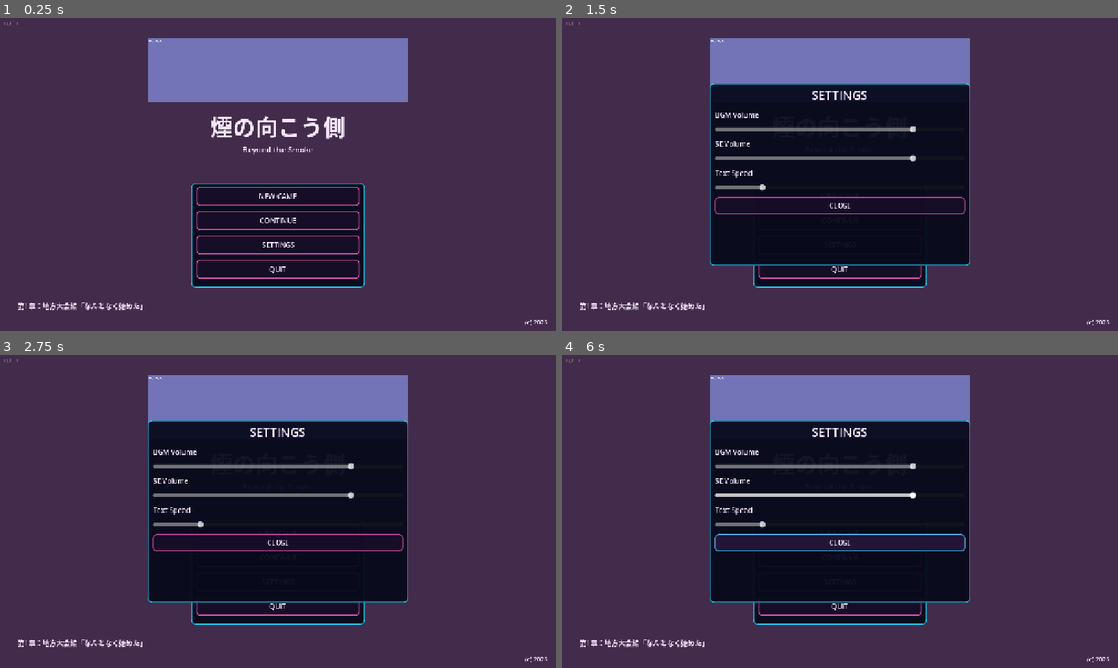
Above: before the commit, frames 1-4 (two rows, left to right).
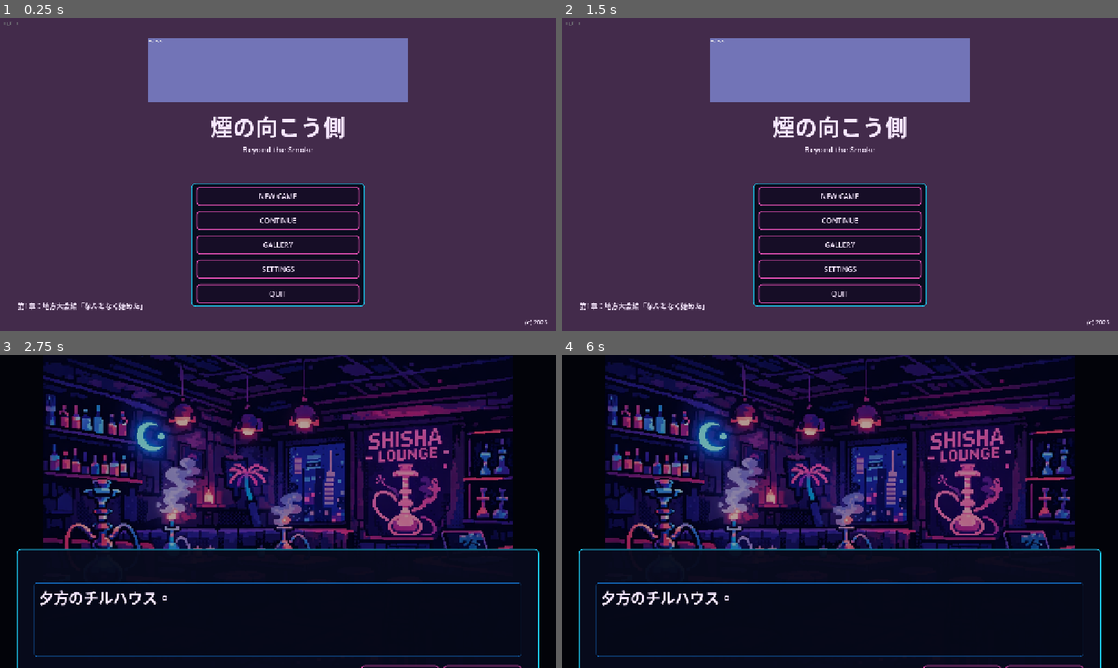
Above: after the commit, the same moments.

Repository: haseatsu114514-dot/shisha-game
Game: Godot game, scene res://scenes/title/title_screen.tscn
Same seed, same stepped clock (60 frames per second), same inputs: the game is played once before the commit and once after it.
Inputs (mouse positions are in pixels of both pictures, inside the frame that each line leads up to):
- Up to frame 1 (0.25 s): no input
- Up to frame 2 (1.5 s): click (840, 243) at 0.5 s, where only the run after the commit has a clickable "GALLERY"; click (1062, 46) at 1.25 s, where only the run after the commit has a clickable "戻る"
- Up to frame 3 (2.75 s): click "NEW GAME" at 2 s
- Up to frame 4 (6 s): click (840, 533) at 2.75 s, where only the run before the commit has a clickable "NEW GAME"; click (840, 558) at 3.5 s, where only the run before the commit has a clickable "CONTINUE"; click (840, 558) at 4.25 s, where only the run before the commit has a clickable "CONTINUE"; click (840, 580) at 5 s, where only the run before the commit has a clickable "SETTINGS"; move the mouse to (962, 495) at 5.77 s; hold Right (ui_right) from 5.78 s (still down)

The runs differ from the first frame. In frame 1, 2.4% of the frame differs, in the area x 34-66%, y 71-93%; in frame 2, 23%; in frame 3, 86%; in frame 4, 86%, in the area x 0-100%, y 0-100%.

Commit message:
Rewrite Naru ch1 personality and implement CG Gallery system

Diff:
--- a/data/dialogue/ch1_main.json
+++ b/data/dialogue/ch1_main.json
@@ -529,6 +529,10 @@
           "text": "スミさんがカウンターの奥──普段は絶対に触らせてもらえない棚の方に手を伸ばした。"
         },
         {
+          "type": "show_cg",
+          "cg_id": "cg_ch1_sumi_secret"
+        },
+        {
           "speaker": "",
           "face": "",
           "text": "取り出したのは、見たことのないフレーバーの瓶。ラベルが外国語で書かれていて、中身は深い琥珀色をしている。瓶の表面には細かい傷がいくつもあって、長い間持ち歩いていたことが分かる。"
@@ -537,6 +541,9 @@
           "speaker": "",
           "face": "",
           "text": "その瓶を開ける時、スミさんの手が一瞬だけ──本当に一瞬だけ、震えた。はじめは見逃さなかった。"
+        },
+        {
+          "type": "hide_cg"
         },
         {
           "speaker": "hajime",
--- a/data/dialogue/ch1_naru.json
+++ b/data/dialogue/ch1_naru.json
@@ -25,6 +25,31 @@
         },
         {
           "speaker": "naru",
+          "face": "normal",
+          "text": "あー、お客さん。その吸い方じゃフレーバーの持ち味死んじゃうっすよ"
+        },
+        {
+          "speaker": "naru",
+          "face": "normal",
+          "text": "彼氏さん、彼女さんに教えるのはいいんすけど、肺に直接入れるんじゃなくて、一旦口に溜めてから……そう、そんな感じ"
+        },
+        {
+          "speaker": "",
+          "face": "",
+          "text": "カウンターの奥で、バイトらしき店員がカップル客にマジレスしている。客の男性は少し気まずそうだ。"
+        },
+        {
+          "speaker": "naru",
+          "face": "smile",
+          "text": "俺のシーシャ、この界隈じゃ一番美味いってプロの人たちからも言われてるんで。適当に吸われるともったいないんすよね"
+        },
+        {
+          "speaker": "",
+          "face": "",
+          "text": "（……なんだこの店員。自己主張が強すぎる）"
+        },
+        {
+          "speaker": "naru",
           "face": "smile",
           "text": "いらっしゃいませー。……ん？"
         },
@@ -51,7 +76,17 @@
         {
           "speaker": "naru",
           "face": "smile",
-          "text": "俺、鳴切（なるぎれ）。ここのバイト。お前、チルハウスの新しい子でしょ？"
+          "text": "俺、鳴切（なるぎれ）。お兄さん、シーシャ屋？ 服の匂いで分かるわ。チルハウスの新人っしょ？"
+        },
+        {
+          "speaker": "naru",
+          "face": "normal",
+          "text": "チルハウスってアレでしょ、駅前のファミレスみたいな無難な店。俺、ああいうマス向けの味って面白みないと思うんだよね"
+        },
+        {
+          "speaker": "hajime",
+          "face": "surprise",
+          "text": "（……初対面でいきなり他店ディスり？）"
         },
         {
           "speaker": "hajime",
@@ -76,12 +111,12 @@
         {
           "speaker": "naru",
           "face": "normal",
-          "text": "……俺もさ、最初はただ好きで吸ってただけだったんだ。でも途中から、好きなだけじゃ足りなくなった"
-        },
-        {
-          "speaker": "naru",
-          "face": "smile",
-          "text": "お前もそうだろ？ じゃなきゃ、指先にこんな匂いは残んないよ"
+          "text": "……俺の舌と鼻、マジで業界トップクラスだから。他店のレシピとか、一口吸えば0.1グラム単位で再現できるし"
+        },
+        {
+          "speaker": "naru",
+          "face": "smile",
+          "text": "お前からも『沼』にハマりかけてる匂いがするわ。俺が本物のシーシャ教えてやるよ"
         },
         {
           "speaker": "",
@@ -155,6 +190,11 @@
         },
         {
           "speaker": "naru",
+          "face": "smile",
+          "text": "あー、パンラズナにアールグレイね。なるほど、玄人（くろうと）っすね（笑）"
+        },
+        {
+          "speaker": "naru",
           "face": "excited",
           "text": "パンラズナ6割、アールグレイ3割、レモン1割……いや、レモンはもっと少ないか。0.5割？ 残りは……ミントか？"
         },
@@ -196,7 +236,7 @@
         {
           "speaker": "naru",
           "face": "serious",
-          "text": "感覚で作るのもいいけど、俺は再現性が欲しい。いつ誰が作っても100点が出せる理論が知りたいんだよね"
+          "text": "感覚で作ってる奴らは三流だよ。俺は完全に変数管理してる。俺の理論でやれば、誰でも100点が出せる"
         },
         {
           "speaker": "hajime",
@@ -205,8 +245,13 @@
         },
         {
           "speaker": "naru",
-          "face": "smile",
-          "text": "ま、深く考えすぎると美味しくなくなる時もあるんだけどな！ ははは！"
+          "face": "normal",
+          "text": "最近、常連の客足が少し鈍いんだけどさ……まぁ、俺のレベルが高すぎて一般層がついてこれなくなっただけっしょ"
+        },
+        {
+          "speaker": "hajime",
+          "face": "normal",
+          "text": "（……いや、たぶん接客のせいじゃないかな……）"
         },
         {
           "speaker": "naru",
--- a/data/dialogue/ch1_tournament.json
+++ b/data/dialogue/ch1_tournament.json
@@ -458,6 +458,10 @@
           "text": "なぜ勝てたのか、分からなかった。技術でも個性でもないなら、一体何が──？"
         },
         {
+          "type": "show_cg",
+          "cg_id": "cg_ch1_toki_smile"
+        },
+        {
           "speaker": "",
           "face": "",
           "text": "ふと、土岐鋼鉄と目が合った。あの鉄面皮が、わずかに口角を上げた。"
@@ -466,6 +470,9 @@
           "speaker": "",
           "face": "",
           "text": "そしてそれは──はじめが今まで見た中で、最も小さくて、最も確かな賞賛だった。"
+        },
+        {
+          "type": "hide_cg"
         }
       ]
     },
@@ -482,18 +489,33 @@
         },
         {
           "speaker": "naru",
-          "face": "smile",
-          "text": "くっそー、負けた！ あの安定感はずるいわー。理論値出されちゃ勝てねーもん"
-        },
-        {
-          "speaker": "",
-          "face": "",
-          "text": "笑っている。だが、ポケットに突っ込んだ右手──さっきまでペンを回していた手が、拳になっている。"
+          "face": "sad",
+          "text": "……負けた。俺の完璧な理論値が、お前のあの煙に負けたのかよ……"
+        },
+        {
+          "speaker": "",
+          "face": "",
+          "text": "なるは崩れ落ちるように壁に背を預けた。いつもの『俺が一番美味い』という自信満々な表情は消え去っている。"
+        },
+        {
+          "speaker": "naru",
+          "face": "normal",
+          "text": "土岐さんのあの顔……俺のシーシャには一度も見せたことない顔だった。悔しいけど……完敗だわ"
+        },
+        {
+          "speaker": "",
+          "face": "",
+          "text": "そう言ってなるは笑った。でも、ポケットに突っ込んだ右手は、さっきから悔しさにプルプルと震えている。"
+        },
+        {
+          "speaker": "naru",
+          "face": "smile",
+          "text": "……でもさ、なんかスッキリした。俺の理論はまだ未完成だったってことだろ？"
         },
         {
           "speaker": "naru",
           "face": "serious",
-          "text": "次は負けねーからな、蒸野"
+          "text": "次は絶対負けねーからな、蒸野！ お前の『もう一口吸いたい』シーシャ、俺が論理的に叩きのめしてやる！"
         },
         {
           "speaker": "hajime",
--- a/project.godot
+++ b/project.godot
@@ -27,6 +27,7 @@
 AffinityManager="*res://scripts/autoload/affinity_manager.gd"
 RivalIntel="*res://scripts/autoload/rival_intel.gd"
 EventFlags="*res://scripts/autoload/event_flags.gd"
+SystemData="*res://scripts/autoload/system_data.gd"
 
 [display]
 
--- a/scenes/dialogue/dialogue_box.tscn
+++ b/scenes/dialogue/dialogue_box.tscn
@@ -35,6 +35,16 @@
 anchor_right = 1.0
 anchor_bottom = 1.0
 color = Color(0.0, 0.0, 0.02, 0.3)
+
+[node name="CGRect" type="TextureRect" parent="."]
+unique_name_in_owner = true
+visible = false
+layout_mode = 1
+anchors_preset = 15
+anchor_right = 1.0
+anchor_bottom = 1.0
+expand_mode = 1
+stretch_mode = 6
 
 [node name="CharacterPortrait" type="TextureRect" parent="."]
 unique_name_in_owner = true
--- a/scenes/title/title_screen.tscn
+++ b/scenes/title/title_screen.tscn
@@ -77,6 +77,11 @@
 layout_mode = 2
 custom_minimum_size = Vector2(0, 44)
 text = "CONTINUE"
+
+[node name="GalleryButton" type="Button" parent="MenuPanel/Menu"]
+layout_mode = 2
+custom_minimum_size = Vector2(0, 44)
+text = "GALLERY"
 
 [node name="SettingsButton" type="Button" parent="MenuPanel/Menu"]
 layout_mode = 2
@@ -168,6 +173,7 @@
 
 [connection signal="pressed" from="MenuPanel/Menu/NewGameButton" to="." method="_on_new_game_pressed"]
 [connection signal="pressed" from="MenuPanel/Menu/ContinueButton" to="." method="_on_continue_pressed"]
+[connection signal="pressed" from="MenuPanel/Menu/GalleryButton" to="." method="_on_gallery_pressed"]
 [connection signal="pressed" from="MenuPanel/Menu/SettingsButton" to="." method="_on_settings_pressed"]
 [connection signal="pressed" from="MenuPanel/Menu/QuitButton" to="." method="_on_quit_pressed"]
 [connection signal="pressed" from="SettingsPanel/SettingsContent/CloseSettingsButton" to="." method="_on_close_settings_pressed"]
--- /dev/null
+++ b/scenes/ui/cg_gallery.tscn
@@ -0,0 +1,99 @@
+[gd_scene load_steps=3 format=3]
+
+[ext_resource type="Script" path="res://scripts/ui/cg_gallery.gd" id="1"]
+[ext_resource type="Texture2D" path="res://assets/backgrounds/bg_title.png" id="2"]
+
+[node name="CGGallery" type="Control"]
+layout_mode = 3
+anchors_preset = 15
+anchor_right = 1.0
+anchor_bottom = 1.0
+script = ExtResource("1")
+
+[node name="Background" type="TextureRect" parent="."]
+layout_mode = 1
+anchors_preset = 15
+anchor_right = 1.0
+anchor_bottom = 1.0
+texture = ExtResource("2")
+expand_mode = 1
+stretch_mode = 5
+
+[node name="Overlay" type="ColorRect" parent="."]
+layout_mode = 1
+anchors_preset = 15
+anchor_right = 1.0
+anchor_bottom = 1.0
+color = Color(0.02, 0.02, 0.06, 0.85)
+
+[node name="TitleLabel" type="Label" parent="."]
+layout_mode = 1
+offset_left = 60.0
+offset_top = 40.0
+offset_right = 500.0
+offset_bottom = 100.0
+theme_override_font_sizes/font_size = 42
+text = "GALLERY"
+
+[node name="ScrollContainer" type="ScrollContainer" parent="."]
+layout_mode = 1
+anchors_preset = 15
+anchor_left = 0.05
+anchor_top = 0.2
+anchor_right = 0.95
+anchor_bottom = 0.9
+horizontal_scroll_mode = 0
+
+[node name="GridContainer" type="GridContainer" parent="ScrollContainer"]
+unique_name_in_owner = true
+layout_mode = 2
+theme_override_constants/h_separation = 30
+theme_override_constants/v_separation = 30
+columns = 3
+
+[node name="EmptyLabel" type="Label" parent="."]
+unique_name_in_owner = true
+visible = false
+layout_mode = 1
+anchors_preset = 8
+anchor_left = 0.5
+anchor_top = 0.5
+anchor_right = 0.5
+anchor_bottom = 0.5
+offset_left = -200.0
+offset_top = -20.0
+offset_right = 200.0
+offset_bottom = 20.0
+theme_override_font_sizes/font_size = 24
+text = "まだCGが解放されていません"
+horizontal_alignment = 1
+
+[node name="BackButton" type="Button" parent="."]
+unique_name_in_owner = true
+layout_mode = 1
+offset_left = 1080.0
+offset_top = 40.0
+offset_right = 1220.0
+offset_bottom = 90.0
+text = "戻る"
+
+[node name="FullscreenRect" type="TextureRect" parent="."]
+unique_name_in_owner = true
+visible = false
+z_index = 100
+layout_mode = 1
+anchors_preset = 15
+anchor_right = 1.0
+anchor_bottom = 1.0
+expand_mode = 1
+stretch_mode = 6
+
+[node name="CloseFullscreenButton" type="Button" parent="."]
+unique_name_in_owner = true
+visible = false
+z_index = 101
+layout_mode = 1
+anchors_preset = 15
+anchor_right = 1.0
+anchor_bottom = 1.0
+flat = true
--- /dev/null
+++ b/scripts/autoload/system_data.gd
@@ -0,0 +1,47 @@
+extends Node
+
+const SYSTEM_DATA_PATH := "user://system_data.json"
+
+var unlocked_cgs: Array[String] = []
+
+func _ready() -> void:
+    load_data()
+
+func load_data() -> void:
+    unlocked_cgs.clear()
+    if not FileAccess.file_exists(SYSTEM_DATA_PATH):
+        return
+
+    var file = FileAccess.open(SYSTEM_DATA_PATH, FileAccess.READ)
+    if file == null:
+        return
+
+    var parsed = JSON.parse_string(file.get_as_text())
+    file.close()
+
+    if typeof(parsed) == TYPE_DICTIONARY:
+        var cgs = parsed.get("unlocked_cgs", [])
+        if typeof(cgs) == TYPE_ARRAY:
+            for cg in cgs:
+                unlocked_cgs.append(str(cg))
+
+func save_data() -> void:
+    var data: Dictionary = {
+        "unlocked_cgs": unlocked_cgs
+    }
+
+    var file = FileAccess.open(SYSTEM_DATA_PATH, FileAccess.WRITE)
+    if file == null:
+        push_error("Failed to save system data to: %s" % SYSTEM_DATA_PATH)
+        return
+
+    file.store_string(JSON.stringify(data, "\t"))
+    file.close()
+
+func unlock_cg(cg_id: String) -> void:
+    if not unlocked_cgs.has(cg_id):
+        unlocked_cgs.append(cg_id)
+        save_data()
+
+func is_cg_unlocked(cg_id: String) -> bool:
+    return unlocked_cgs.has(cg_id)
--- a/scripts/title/title_screen.gd
+++ b/scripts/title/title_screen.gd
@@ -42,6 +42,11 @@
 	get_tree().change_scene_to_file("res://scenes/ui/save_load.tscn")
 
 
+func _on_gallery_pressed() -> void:
+	GameManager.play_ui_se("confirm")
+	get_tree().change_scene_to_file("res://scenes/ui/cg_gallery.tscn")
+
+
 func _on_settings_pressed() -> void:
 	GameManager.play_ui_se("cursor")
 	settings_panel.visible = true
--- /dev/null
+++ b/scripts/ui/cg_gallery.gd
@@ -0,0 +1,74 @@
+extends Control
+
+@onready var grid_container: GridContainer = %GridContainer
+@onready var fullscreen_rect: TextureRect = %FullscreenRect
+@onready var close_fullscreen_button: Button = %CloseFullscreenButton
+@onready var back_button: Button = %BackButton
+@onready var empty_label: Label = %EmptyLabel
+
+# List of known CGs in order
+const CG_LIST = [
+	"cg_ch1_sumi_secret",
+	"cg_ch1_tournament_tension",
+	"cg_ch1_toki_smile"
+]
+
+func _ready() -> void:
+	fullscreen_rect.visible = false
+	close_fullscreen_button.visible = false
+	empty_label.visible = false
+
+	back_button.pressed.connect(_on_back_pressed)
+	close_fullscreen_button.pressed.connect(_on_close_fullscreen_pressed)
+
+	_populate_grid()
+
+
+func _populate_grid() -> void:
+	for child in grid_container.get_children():
+		child.queue_free()
+
+	var has_unlocked = false
+	for cg_id in CG_LIST:
+		var btn = TextureButton.new()
+		btn.custom_minimum_size = Vector2(320, 180)
+		btn.ignore_texture_size = true
+		btn.stretch_mode = TextureButton.STRETCH_KEEP_ASPECT_CENTERED
+
+		var is_unlocked = SystemData.is_cg_unlocked(cg_id)
+		if is_unlocked:
+			has_unlocked = true
+			var path = "res://assets/cgs/%s.png" % cg_id
+			if ResourceLoader.exists(path):
+				var tex = load(path)
+				btn.texture_normal = tex
+				btn.pressed.connect(_on_thumbnail_pressed.bind(tex))
+		else:
+			# Locked state: show a dark placeholder or locked icon
+			var img = Image.create(320, 180, false, Image.FORMAT_RGBA8)
+			img.fill(Color(0.1, 0.1, 0.1, 0.8))
+			var tex = ImageTexture.create_from_image(img)
+			btn.texture_normal = tex
+			btn.disabled = true
+
+		grid_container.add_child(btn)
+
+	empty_label.visible = not has_unlocked
+
+
+func _on_thumbnail_pressed(tex: Texture2D) -> void:
+	GameManager.play_ui_se("confirm")
+	fullscreen_rect.texture = tex
+	fullscreen_rect.visible = true
+	close_fullscreen_button.visible = true
+
+
+func _on_close_fullscreen_pressed() -> void:
+	GameManager.play_ui_se("cancel")
+	fullscreen_rect.visible = false
+	close_fullscreen_button.visible = false
+
+
+func _on_back_pressed() -> void:
+	GameManager.play_ui_se("cancel")
+	get_tree().change_scene_to_file("res://scenes/title/title_screen.tscn")
--- a/scripts/ui/dialogue_box.gd
+++ b/scripts/ui/dialogue_box.gd
@@ -15,6 +15,7 @@
 @onready var auto_timer: Timer = %AutoTimer
 @onready var portrait_rect: TextureRect = %CharacterPortrait
 @onready var background_image: TextureRect = %BackgroundImage
+@onready var cg_rect: TextureRect = %CGRect
 @onready var smoke_particles: GPUParticles2D = $SmokeParticles
 
 var _line_queue: Array = []
@@ -73,6 +74,10 @@
 	auto_timer.timeout.connect(_on_auto_timer_timeout)
 	_set_auto_enabled(false)
 
+	if cg_rect:
+		cg_rect.visible = false
+		cg_rect.modulate = Color(1, 1, 1, 0)
+
 	# Default smoke off
 	if smoke_particles:
 		smoke_particles.emitting = false
@@ -204,6 +209,9 @@
 		return
 
 	_clear_choices()
+
+	_handle_cg_command(line)
+
 	_current_speaker = str(line.get("speaker", ""))
 	speaker_label.text = SPEAKER_NAMES.get(_current_speaker, _current_speaker)
 	_update_portrait(line)
@@ -385,6 +393,46 @@
 	portrait_rect.visible = true
 
 
+func _handle_cg_command(line: Dictionary) -> void:
+	if not cg_rect:
+		return
+	var type = str(line.get("type", ""))
+	if type == "show_cg":
+		var cg_id = str(line.get("cg_id", ""))
+		if cg_id != "":
+			var path = "res://assets/cgs/%s.png" % cg_id
+			if ResourceLoader.exists(path):
+				var tex = load(path)
+				if tex:
+					cg_rect.texture = tex
+					cg_rect.visible = true
+					SystemData.unlock_cg(cg_id)
+
+					var tween = create_tween()
+					tween.tween_property(cg_rect, "modulate:a", 1.0, 1.0)
+
+					# Pause dialogue while fading
+					typing_timer.stop()
+					_cancel_auto_advance()
+					advance_button.disabled = true
+					await tween.finished
+					_start_typing(str(line.get("text", "")))
+					return
+	elif type == "hide_cg":
+		if cg_rect.visible:
+			var tween = create_tween()
+			tween.tween_property(cg_rect, "modulate:a", 0.0, 1.0)
+
+			typing_timer.stop()
+			_cancel_auto_advance()
+			advance_button.disabled = true
+			await tween.finished
+			cg_rect.visible = false
+			cg_rect.texture = null
+			_start_typing(str(line.get("text", "")))
+			return
+
+
 func _finish_dialogue() -> void:
 	_cancel_auto_advance()
 	emit_signal("dialogue_finished", dialogue_id)
Binary file added: assets/cgs/cg_ch1_sumi_secret.png
Binary file added: assets/cgs/cg_ch1_toki_smile.png
Binary file added: assets/cgs/cg_ch1_tournament_tension.png
